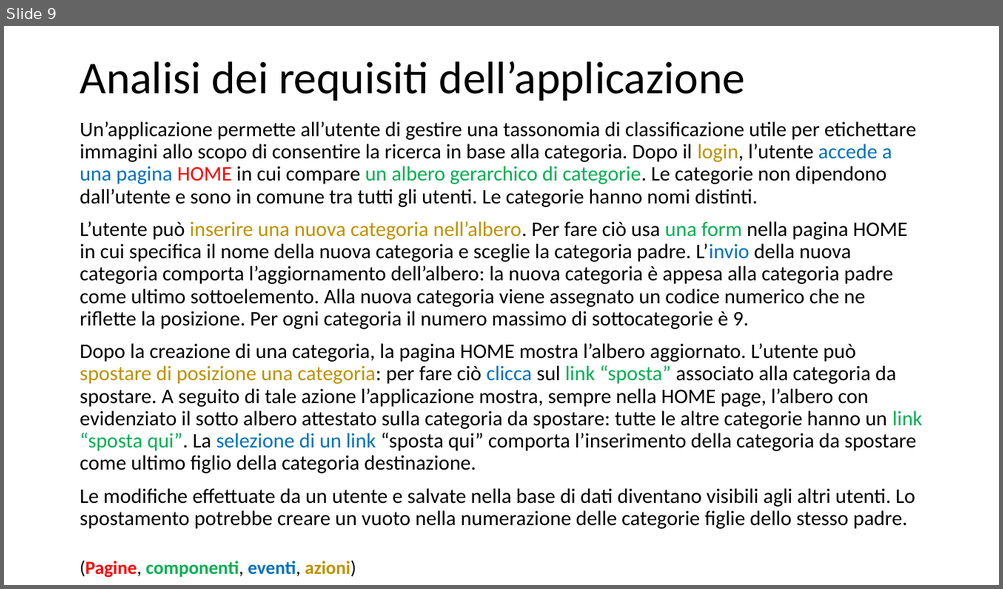
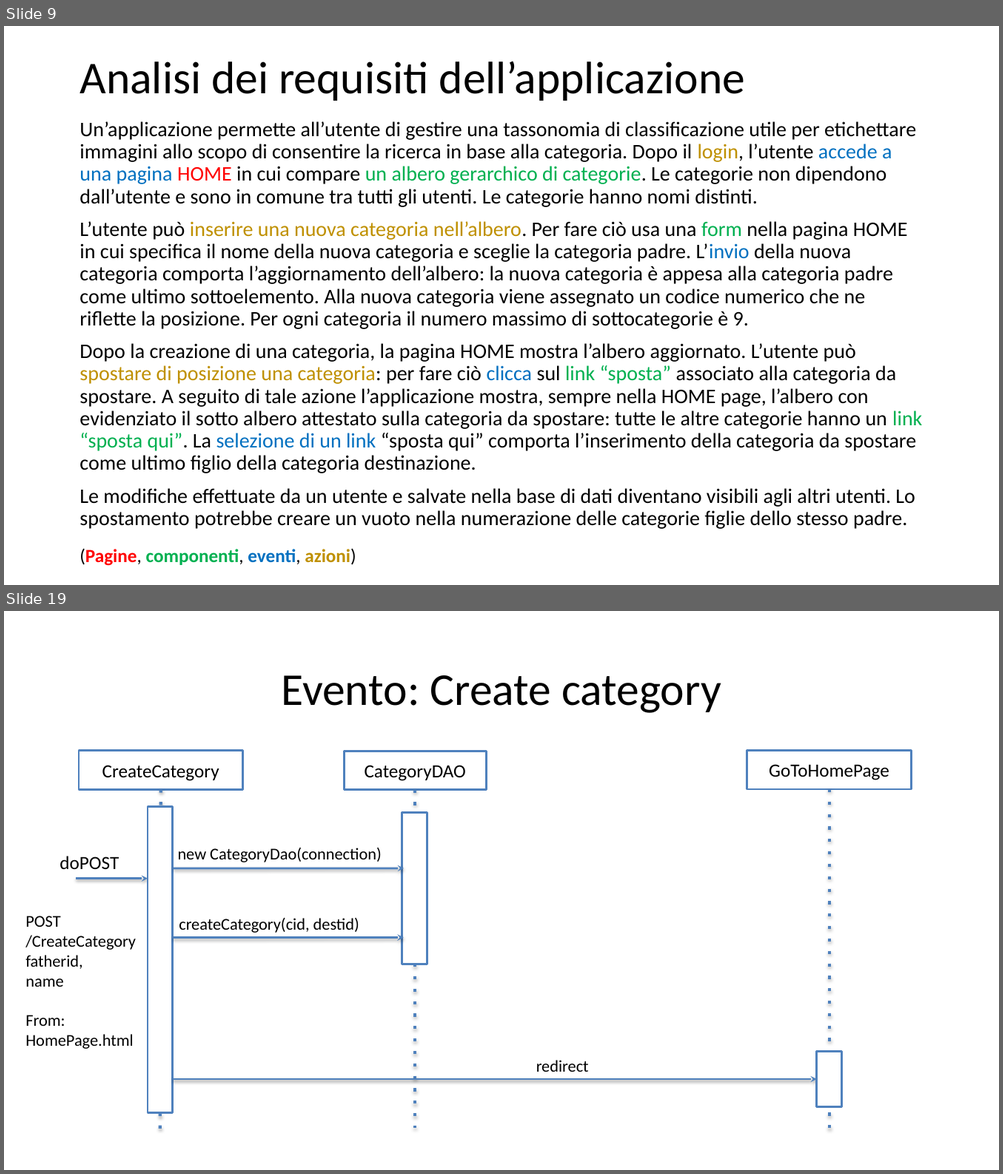
Before and after one commit to Trixyz28/TIW-ImgCatalog, a slide deck: Documents/ImgCatalog.pptx. Shown one above the other, each under a label of ours: slide 9 before the commit, slides 9 and 19 after it; the slides between them are not shown. The pictures are 1003x589 and 1003x1174 pixels, drawn with LibreOffice and Linux fonts; fonts in the diff are those of the drawing. Boxes give left, top, right and bottom in pixels: in the first picture for what was removed or moved away, otherwise in the second. Text is boxed around its words. In the diff, an @@ line names an element or a change of style, - is before the commit and + after.

```diff
--- a/Documents/ImgCatalog.pptx
+++ b/Documents/ImgCatalog.pptx
@@ slide 19 added at [4,611,999,1170], background #FFFFFF @@
@@ title added at [281,675,721,713], 44 pt, text #000000 @@
+Evento: Create category
@@ rectangle added at [79,751,243,789], fill #FFFFFF, outline #4F81BD 2 pt, 18 pt, text #000000 @@
+CreateCategory
@@ rectangle added at [344,752,486,790], fill #FFFFFF, outline #4F81BD 2 pt, 18 pt, text #000000 @@
+CategoryDAO
@@ rectangle added at [747,751,911,789], fill #FFFFFF, outline #4F81BD 2 pt, 18 pt, text #000000 @@
+GoToHomePage
@@ rectangle added at [148,806,173,1113], fill #FFFFFF, outline #4F81BD 2 pt @@
@@ line added from (161, 789) to (160, 1133), #4F81BD 3 pt dashed @@
@@ line added from (415, 790) to (415, 1128), #4F81BD 3 pt dashed @@
@@ line added from (829, 789) to (829, 1133), #4F81BD 3 pt dashed @@
@@ rectangle added at [401,812,427,965], fill #FFFFFF, outline #4F81BD 2 pt @@
@@ text added at [178,848,381,863], 16 pt, text #000000 @@
+new CategoryDao(connection)
@@ text added at [60,856,119,869], 18 pt, text #000000 @@
+doPOST
@@ arrow added from (173, 869) to (404, 869), #4F81BD 2 pt @@
@@ arrow added from (77, 879) to (148, 879), #4F81BD 2 pt @@
@@ text added at [25,916,136,1049], 16 pt, text #000000 @@
+POST
+/CreateCategory
+fatherid,
+name
+From: HomePage.html
@@ text added at [179,918,359,933], 16 pt, text #000000 @@
+createCategory(cid, destid)
@@ arrow added from (173, 938) to (403, 938), #4F81BD 2 pt @@
@@ rectangle added at [817,1052,841,1107], fill #FFFFFF, outline #4F81BD 2 pt @@
@@ text added at [536,1060,589,1072], 16 pt, text #000000 @@
+redirect
@@ arrow added from (173, 1079) to (817, 1079), #4F81BD 2 pt @@
@@ slide 9 changed as well @@
@@ text at [79,221,908,329]: text colour #00B050 to #000000 in "una" @@
@@ text "(Pagine, componenti, eventi, azioni)": place and size @@
-text "(Pagine, componenti, eventi, azioni)" at [79,560,356,578]
+text "(Pagine, componenti, eventi, azioni)" at [79,548,356,566]
```
Also in this commit, not shown: 13 other slides changed, 4 other slides added, 6 slides removed, 4 other files.
